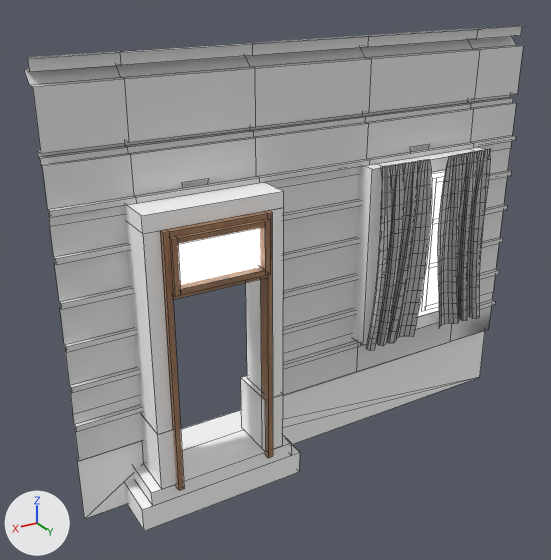
What one commit did to the FBX model Assets/Assets/Walls/Walls/Facade_Bottom_Door.fbx.
Both versions are drawn from a 50 mm camera at (7.28, 6.55, 5.06) aimed at (3.26, -0.15, 1.71). The lights are fixed; the arrows at lower left show +X, +Y and +Z. Mesh edges are drawn as thin lines. Where no turn or scale is listed for an object, it has been applied to the vertices. Vertices at the same position are counted once.

The older version as bpy lines, for what is in view:
```python
mat_m_concretegrey = principled_material('M_ConcreteGrey')
mat_m_concretegrey.base_color = (1.0, 1.0, 1.0)  # white #ffffff
mat_m_concretegrey.roughness = 0.553
me_scene_018 = bpy.data.meshes.new('Scene.018')
me_scene_018.from_pydata(...)  # 1227 vertices, 1008 faces; spans x 0.0..5.7, y -0.61..0.6, z -0.44..4.27
# faces by material slot: [151, 79, 2, 132, 644]
me_scene_018.materials.append(mat_m_concrete)  # white #e7e7e7
me_scene_018.materials.append(mat_m_concretegrey)  # white #ffffff
me_scene_018.materials.append(mat_m_frostedglass2)  # white #ffffff
me_scene_018.materials.append(mat_m_movieset)
me_scene_018.materials.append(mat_curtains)  # its picture is missing
ob_facade_bottom_door = bpy.data.objects.new('Facade_Bottom_Door', me_scene_018)
ob_facade_bottom_door.location = (0.0, 0.0, 0.0)
```
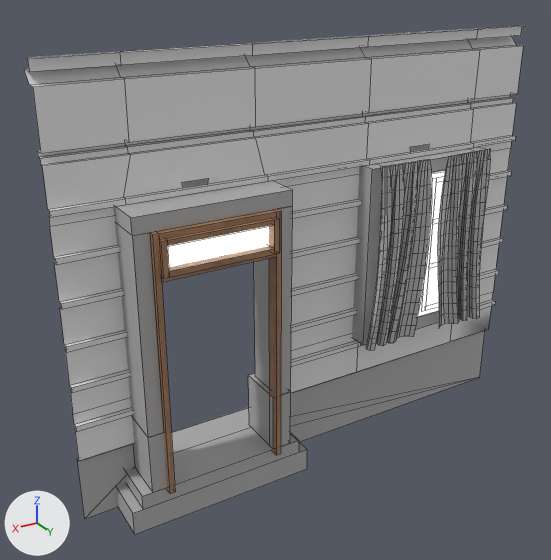
What differs and where, as boxes [x1, y1, x2, y2] in the pictures (551 x 560 px; the box of a moved part takes in the faces that stretch with it):
'Facade_Bottom_Door', recoloured, reshaped
    before: [24, 26, 523, 531]
    after: [24, 26, 523, 534]
part 1 of me_scene_018, moved or reshaped
    before: [141, 414, 176, 489]
    after: [132, 417, 167, 492]
part 2 of me_scene_018, moved or reshaped
    before: [241, 376, 283, 452]
    after: [248, 374, 291, 449]
part 3 of me_scene_018, moved or reshaped
    before: [125, 444, 300, 531]
    after: [116, 442, 307, 534]
part 4 of me_scene_018, moved or reshaped
    before: [134, 410, 291, 506]
    after: [125, 407, 299, 509]
part 5 of me_scene_018, moved or reshaped
    before: [160, 210, 273, 490]
    after: [150, 209, 281, 494]
part 6 of me_scene_018, moved or reshaped
    before: [173, 275, 268, 300]
    after: [161, 254, 276, 282]
part 7 of me_scene_018, moved or reshaped
    before: [246, 123, 485, 419]
    after: [254, 123, 485, 417]
part 8 of me_scene_018, moved or reshaped
    before: [260, 220, 270, 275]
    after: [269, 219, 279, 254]
part 9 of me_scene_018, moved or reshaped
    both: [43, 138, 476, 519]
part 10 of me_scene_018, moved or reshaped
    before: [169, 228, 265, 296]
    after: [159, 226, 274, 278]

What the commit changed:
Material 'M_ConcreteGrey' (mat_m_concretegrey) changes colour from white #ffffff to grey #afafaf; in linear values from (1.0, 1.0, 1.0) to (0.427, 0.427, 0.427).
me_scene_018 has 1227 vertices, 1008 faces and spans x 0.0..5.7, y -0.61..0.6, z -0.44..4.27.
me_scene_018 is used by ob_facade_bottom_door; location (0.0, 0.0, 0.0).
me_scene_018 part 1: the loose piece of 8 vertices spanning x 4.78..5.01, y -0.06..0.49, z 0.0..0.67 is moved by (0.1, 0.0, 0.0).
me_scene_018 part 2: the loose piece of 8 vertices spanning x 3.55..3.77, y -0.06..0.49, z 0.0..0.67 is moved by (-0.1, 0.0, 0.0).
me_scene_018 part 3: the loose piece of 8 vertices spanning x 3.33..5.23, y -0.61..0.49, z -0.44..-0.17 is scaled about its middle by (1.11, 1, 1).
me_scene_018 part 4: the loose piece of 8 vertices spanning x 3.44..5.12, y -0.39..0.49, z -0.17..0.0 is scaled about its middle by (1.12, 1, 1).
me_scene_018 part 5: the loose piece of 20 vertices spanning x 3.72..4.84, y 0.42..0.55, z -0.04..2.77 is scaled about its middle by (1.19, 1, 1).
me_scene_018 part 6: the loose piece of 8 vertices spanning x 3.77..4.78, y 0.42..0.55, z 2.11..2.16 is scaled about its middle by (1.2, 1, 1), then moved by (0.0, 0.0, 0.2).
me_scene_018 part 7: 47 of the vertices in x 3.55..3.83, y 0.0..0.6, z 0.0..3.0 are moved by (-0.1, 0.0, 0.0).
me_scene_018 part 8: 7 of the vertices in x 3.7..3.83, y 0.47..0.6, z 2.14..2.22 are moved by (-0.1, 0.0, 0.2).
me_scene_018 part 9: 47 of the vertices in x 4.73..5.01, y 0.0..0.6, z 0.0..3.0 are moved by (0.1, 0.0, 0.0).
me_scene_018 part 10: 7 of the vertices in x 4.73..4.81, y 0.47..0.6, z 2.14..2.22 are moved by (0.1, 0.0, 0.2).
